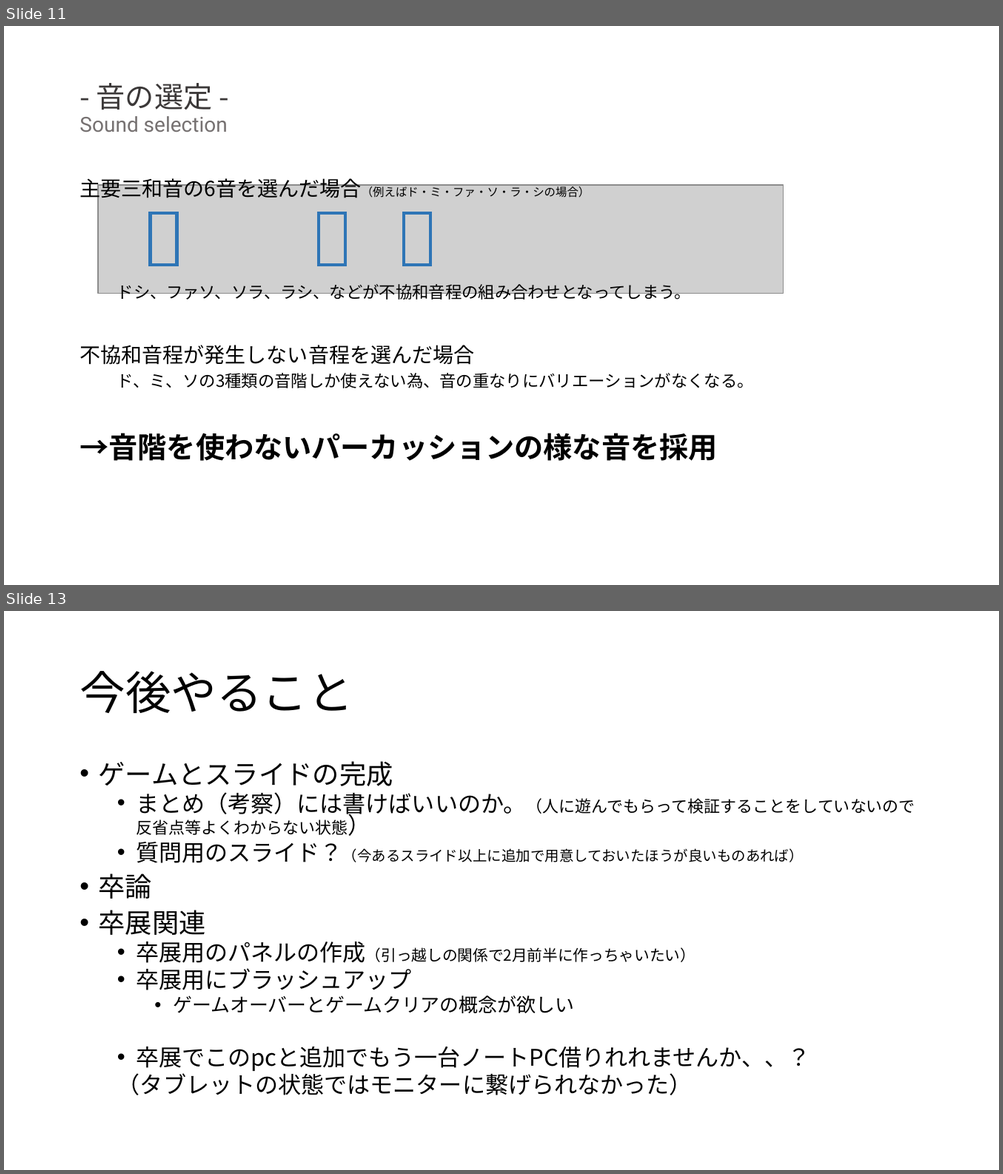
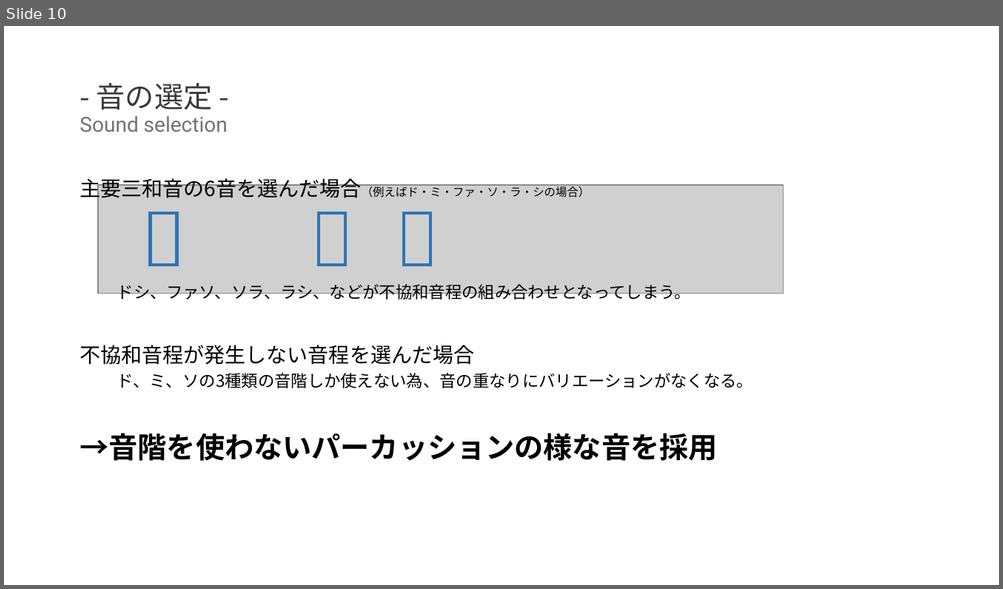
Before and after one commit to sakamana/PuzzleSoundGames, a slide deck: 卒研発表会.pptx. Shown one above the other, each under a label of ours: slides 11 and 13 before the commit, slide 10 after it; the slides between them are not shown. The pictures are 1003x1174 and 1003x589 pixels, drawn with LibreOffice and Linux fonts; fonts in the diff are those of the drawing; grey boxes stand for pictures. Boxes give left, top, right and bottom in pixels: in the first picture for what was removed or moved away, otherwise in the second. Text is boxed around its words. In the diff, an @@ line names an element or a change of style, - is before the commit and + after.

```diff
--- a/卒研発表会.pptx
+++ b/卒研発表会.pptx
@@ slide 13 removed at (x1=4, y1=611, x2=999, y2=1170), background #FFFFFF @@
@@ title removed at (x1=79, y1=671, x2=353, y2=713) @@
-今後やること
@@ text removed at (x1=99, y1=761, x2=915, y2=1096) @@
-• ゲームとスライドの完成
-  • まとめ（考察）には書けばいいのか。（人に遊んでもらって検証することをしていないので反省点等よくわからない状態）
-  • 質問用のスライド？（今あるスライド以上に追加で用意しておいたほうが良いものあれば）
-• 卒論
-• 卒展関連
-  • 卒展用のパネルの作成（引っ越しの関係で2月前半に作っちゃいたい）
-  • 卒展用にブラッシュアップ
-    • ゲームオーバーとゲームクリアの概念が欲しい
-  • 卒展でこのpcと追加でもう一台ノートPC借りれれませんか、、？
-  （タブレットの状態ではモニターに繋げられなかった）
@@ what was slide 11 is now slide 10 @@
```
Also in this commit, not shown: 3 slides changed, 1 slide added, 2 other slides removed, 6 other files.
